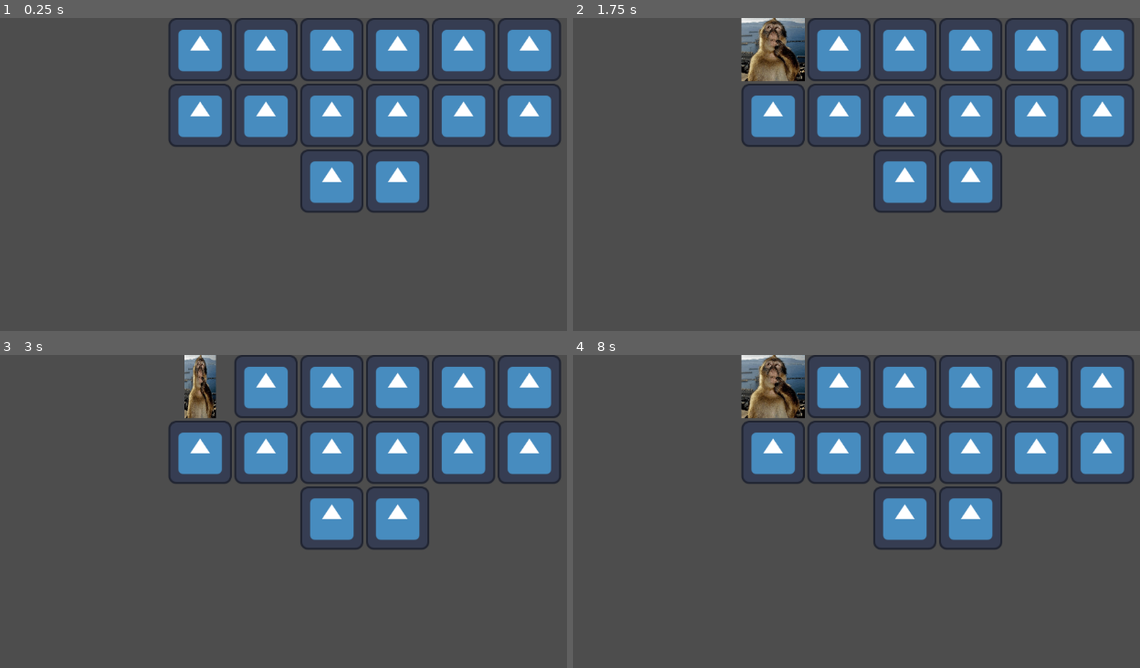
Above: before the commit, frames 1-4 (two rows, left to right).
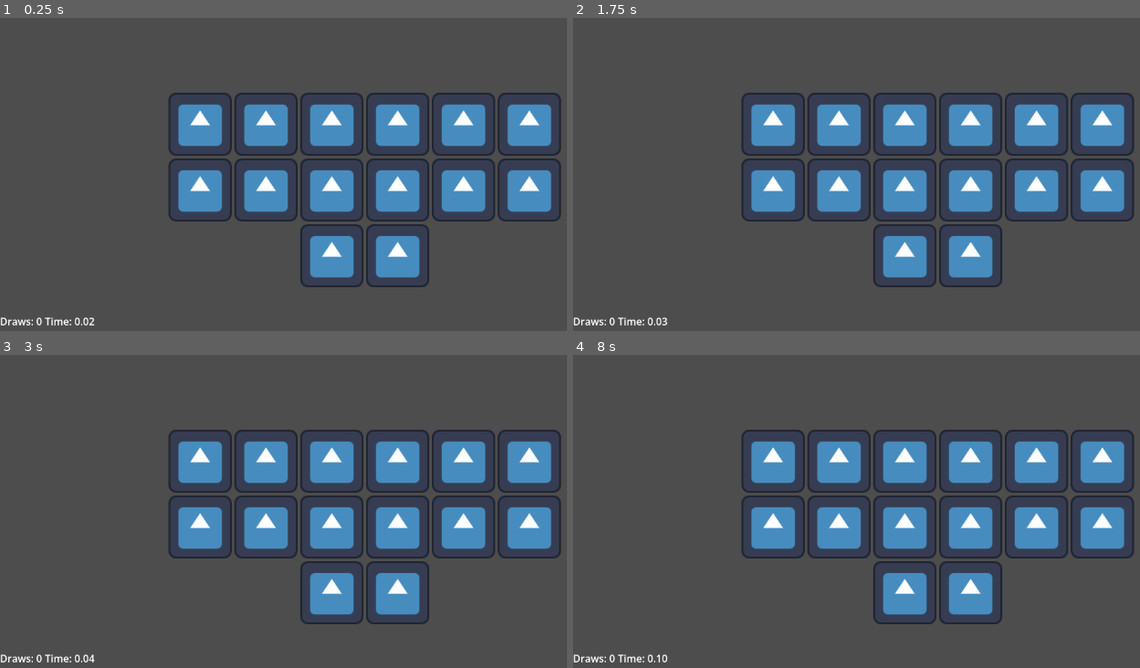
Above: after the commit, the same moments.

Repository: sander-lele/Memory
Game: Godot game, scene res://scenes/game_scenes/main.tscn
Two runs of this game, one before a commit and one after it. Both use one fixed random seed, a clock stepped at 60 frames per second and the inputs below. The project has no main scene, so this scene is started directly. The engine's default icon, where the game draws it, is replaced by a stand-in: a white triangle on a blue panel in a dark square.
Inputs (mouse positions are in pixels of both pictures, inside the frame that each line leads up to):
- Up to frame 1 (0.25 s): no input
- Up to frame 2 (1.75 s): click (771, 49) at 0.52 s; click (771, 49) at 1.27 s
- Up to frame 3 (3 s): click (198, 386) at 2.02 s; tap Enter at 2.75 s
- Up to frame 4 (8 s): tap Space at 3.5, 5, 6.5 s; tap Enter at 4.25, 5.75 s

The runs differ from the first frame. In frame 1, 23% of the frame differs, in the area x 0-99%, y 0-99%; in frame 2, 24%; in frame 3, 23%; in frame 4, 24%.

Commit message:
Memory 0.2
added draw count and a timer. also started with the cards correct animation

Diff:
--- a/scenes/game_parts/Card.tscn
+++ b/scenes/game_parts/Card.tscn
@@ -56,6 +56,35 @@
 "values": [Vector2(50, 0)]
 }
 
+[sub_resource type="Animation" id="Animation_mt4ig"]
+resource_name = "correct"
+length = 0.5
+step = 0.1
+tracks/0/type = "value"
+tracks/0/imported = false
+tracks/0/enabled = true
+tracks/0/path = NodePath("TextureRect:size")
+tracks/0/interp = 1
+tracks/0/loop_wrap = true
+tracks/0/keys = {
+"times": PackedFloat32Array(0, 0.2, 0.5),
+"transitions": PackedFloat32Array(-2, -2, 1),
+"update": 0,
+"values": [Vector2(100, 100), Vector2(150, 150), Vector2(100, 100)]
+}
+tracks/1/type = "value"
+tracks/1/imported = false
+tracks/1/enabled = true
+tracks/1/path = NodePath("TextureRect:position")
+tracks/1/interp = 1
+tracks/1/loop_wrap = true
+tracks/1/keys = {
+"times": PackedFloat32Array(0, 0.2, 0.5),
+"transitions": PackedFloat32Array(-2, -2, 1),
+"update": 0,
+"values": [Vector2(0, 0), Vector2(-25, -25), Vector2(0, 0)]
+}
+
 [sub_resource type="Animation" id="Animation_33od1"]
 resource_name = "flip"
 length = 0.2
@@ -112,6 +141,7 @@
 [sub_resource type="AnimationLibrary" id="AnimationLibrary_ykl7l"]
 _data = {
 &"RESET": SubResource("Animation_3hslh"),
+&"correct": SubResource("Animation_mt4ig"),
 &"flip": SubResource("Animation_33od1")
 }
 
@@ -138,12 +168,13 @@
 
 [node name="TextureRect" type="TextureRect" parent="." unique_id=845960126]
 layout_mode = 1
-anchors_preset = 15
-anchor_right = 1.0
-anchor_bottom = 1.0
-offset_left = 50.0
-offset_right = -50.0
-offset_bottom = -100.0
+anchors_preset = 8
+anchor_left = 0.5
+anchor_top = 0.5
+anchor_right = 0.5
+anchor_bottom = 0.5
+offset_top = -50.0
+offset_bottom = -50.0
 grow_horizontal = 2
 grow_vertical = 2
 texture = ExtResource("2_ykl7l")
@@ -159,3 +190,5 @@
 texture_normal = ExtResource("1_3hslh")
 ignore_texture_size = true
 stretch_mode = 0
+
+[connection signal="current_animation_changed" from="AnimationPlayer" to="." method="_on_animation_player_current_animation_changed"]
--- a/scenes/game_parts/card.gd
+++ b/scenes/game_parts/card.gd
@@ -2,6 +2,8 @@
 
 @export var CardButton : TextureButton
 @export var CardImage : Texture2D
+
+var Correct : bool = false
 
 func _ready() -> void:
 	$TextureRect.texture = CardImage
@@ -11,3 +13,9 @@
 
 func hide_card():
 	$AnimationPlayer.play_backwards("flip")
+
+
+
+func _on_animation_player_current_animation_changed(_name: StringName) -> void:
+	if Correct == true:
+		$AnimationPlayer.play("correct")
--- a/scenes/game_scenes/main.gd
+++ b/scenes/game_scenes/main.gd
@@ -10,8 +10,12 @@
 #Array with images for the cards
 @export var CardImages : Array[Texture2D]
 
-enum GameState {Pick, Check, Correct, Wrong}
+enum GameState {Pick, Check, Correct, Wrong, Done}
 var CurrentState = GameState.Pick
+
+var DrawCount : int = 0
+var GameTimeSeconds : float = 2
+var GameTimeMinutes : int = 0
 
 func _ready() -> void:
 	CardImages.shuffle()
@@ -30,12 +34,18 @@
 	CardInst.CardImage = CardImage
 	Cards.append(CardInst)
 
-func _process(_delta: float) -> void:
+func _process(delta: float) -> void:
+	if CurrentState != GameState.Done:
+		GameTimeSeconds += delta
+		GameTimeMinutes = int(GameTimeSeconds / 60)
+		$VBoxContainer/InfoPanel/Time.text = "Time: %d.%02d" % [GameTimeMinutes,GameTimeSeconds - (GameTimeMinutes * 60)]
+		$VBoxContainer/InfoPanel/DrawCount.text = "Draws: "+str(DrawCount)
 	match(CurrentState):
 		GameState.Pick:
 			#This is the state, where the player can pick cards
-			#When 2 cards a picked, the game progresses to the Check state
+			#When 2 cards a picked, the game adds 1 to the draw count and progresses to the Check state
 			if SelectedCards.size() == 2:
+				DrawCount += 1
 				CurrentState = GameState.Check
 		GameState.Check:
 			var Card1 : Control = SelectedCards[0]
@@ -49,6 +59,8 @@
 				CurrentState = GameState.Wrong
 		GameState.Correct:
 			#This state simply emptys the SelectedCards array and moves the game to the Pick state
+			SelectedCards[0].Correct = true
+			SelectedCards[1].Correct = true
 			SelectedCards = []
 			CurrentState = GameState.Pick
 		GameState.Wrong:
--- a/scenes/game_scenes/main.tscn
+++ b/scenes/game_scenes/main.tscn
@@ -30,6 +30,7 @@
 anchor_bottom = 1.0
 grow_horizontal = 2
 grow_vertical = 2
+alignment = 1
 
 [node name="CardHolder" type="HFlowContainer" parent="VBoxContainer" unique_id=7055241]
 custom_minimum_size = Vector2(700, 300)
@@ -38,4 +39,12 @@
 size_flags_vertical = 4
 alignment = 1
 
-[connection signal="timeout" from="WrongCardTimer" to="." method="_on_wrong_card_timer_timeout"]
+[node name="InfoPanel" type="HBoxContainer" parent="VBoxContainer" unique_id=1951691955]
+custom_minimum_size = Vector2(0, 100)
+layout_mode = 2
+
+[node name="DrawCount" type="Label" parent="VBoxContainer/InfoPanel" unique_id=1212399006]
+layout_mode = 2
+
+[node name="Time" type="Label" parent="VBoxContainer/InfoPanel" unique_id=1179895374]
+layout_mode = 2
